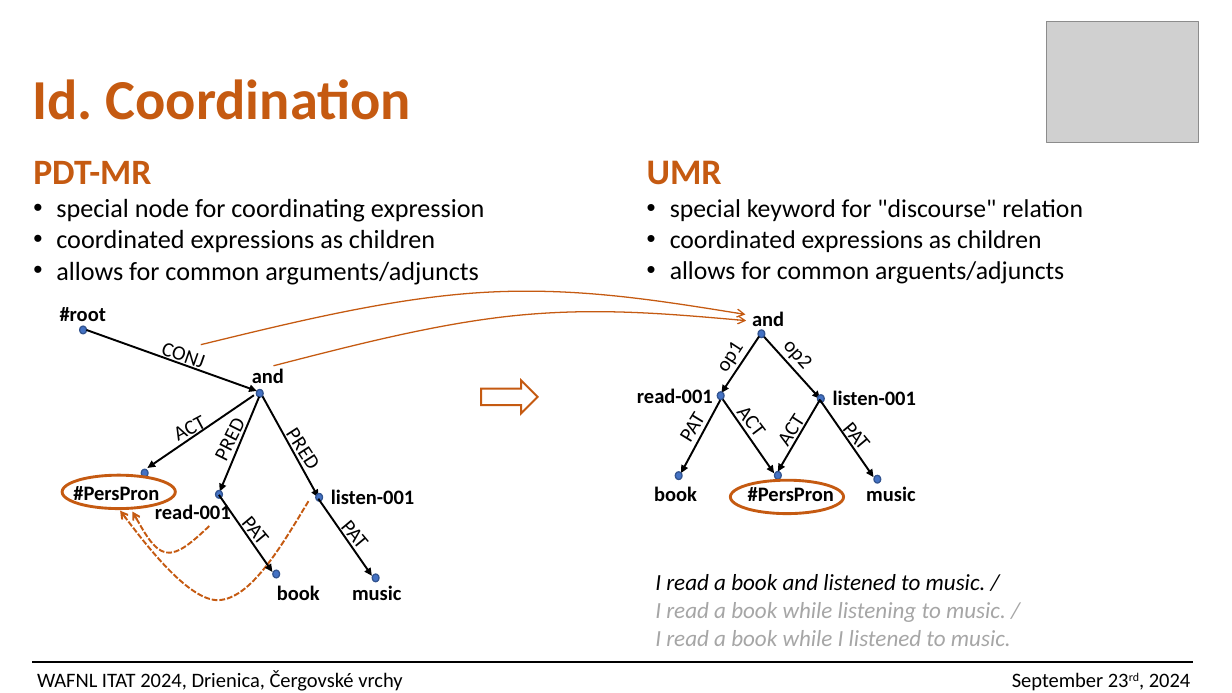
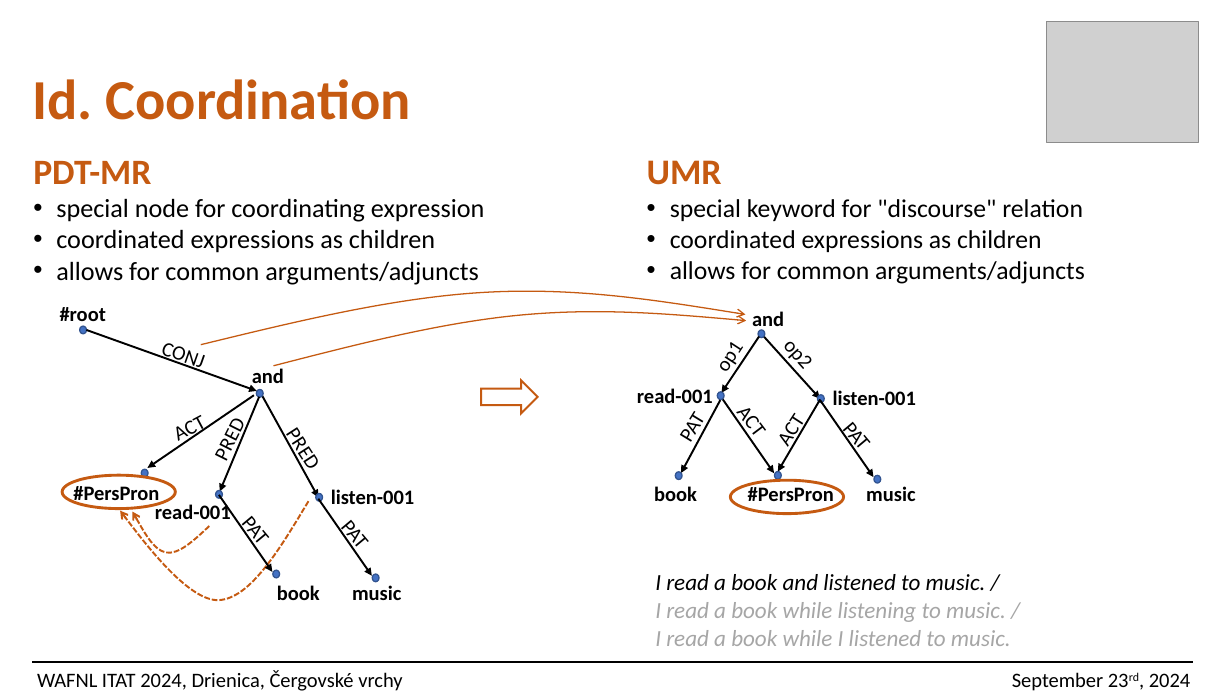
Before and after one commit to ufal/UMR, a slide deck: slide 23 of papers/2024-ITAT-slides.pptx (slide 22 before the commit). Drawn at 1232x693 pixels with LibreOffice and Linux fonts; fonts in the diff are those of the drawing; grey boxes stand for pictures. Boxes give left, top, right and bottom in pixels: in the first picture for what was removed or moved away, otherwise in the second. Text is boxed around its words. In the diff, an @@ line names an element or a change of style, - is before the commit and + after.

```diff
--- a/papers/2024-ITAT-slides.pptx
+++ b/papers/2024-ITAT-slides.pptx
@@ text at [670, 261, 1085, 284]: text changed @@
-• allows for common arguents/adjuncts
+• allows for common arguments/adjuncts
```
Also in this commit, not shown: 18 other slides changed, 2 slides added, 1 slide removed, 1 other file.
